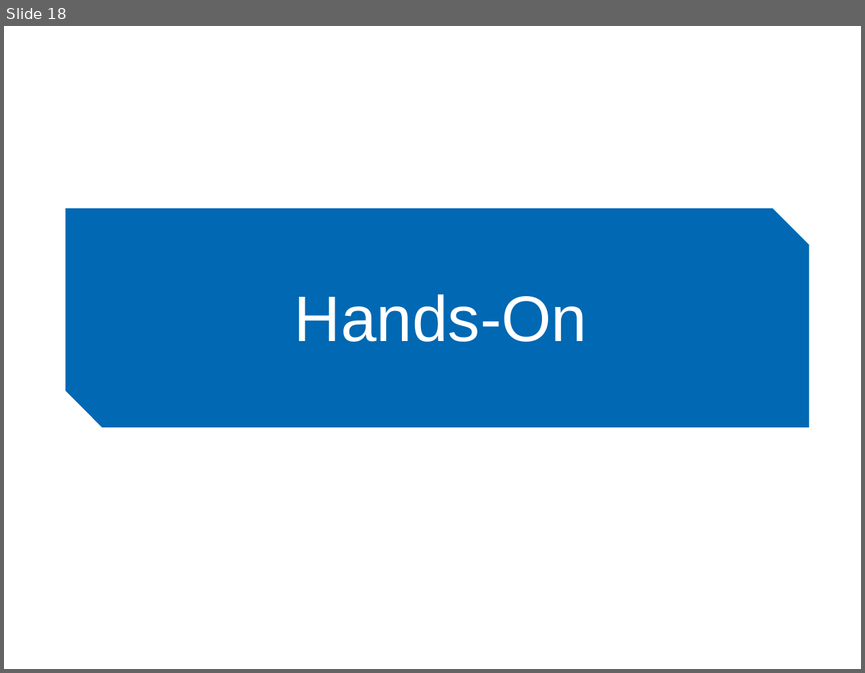
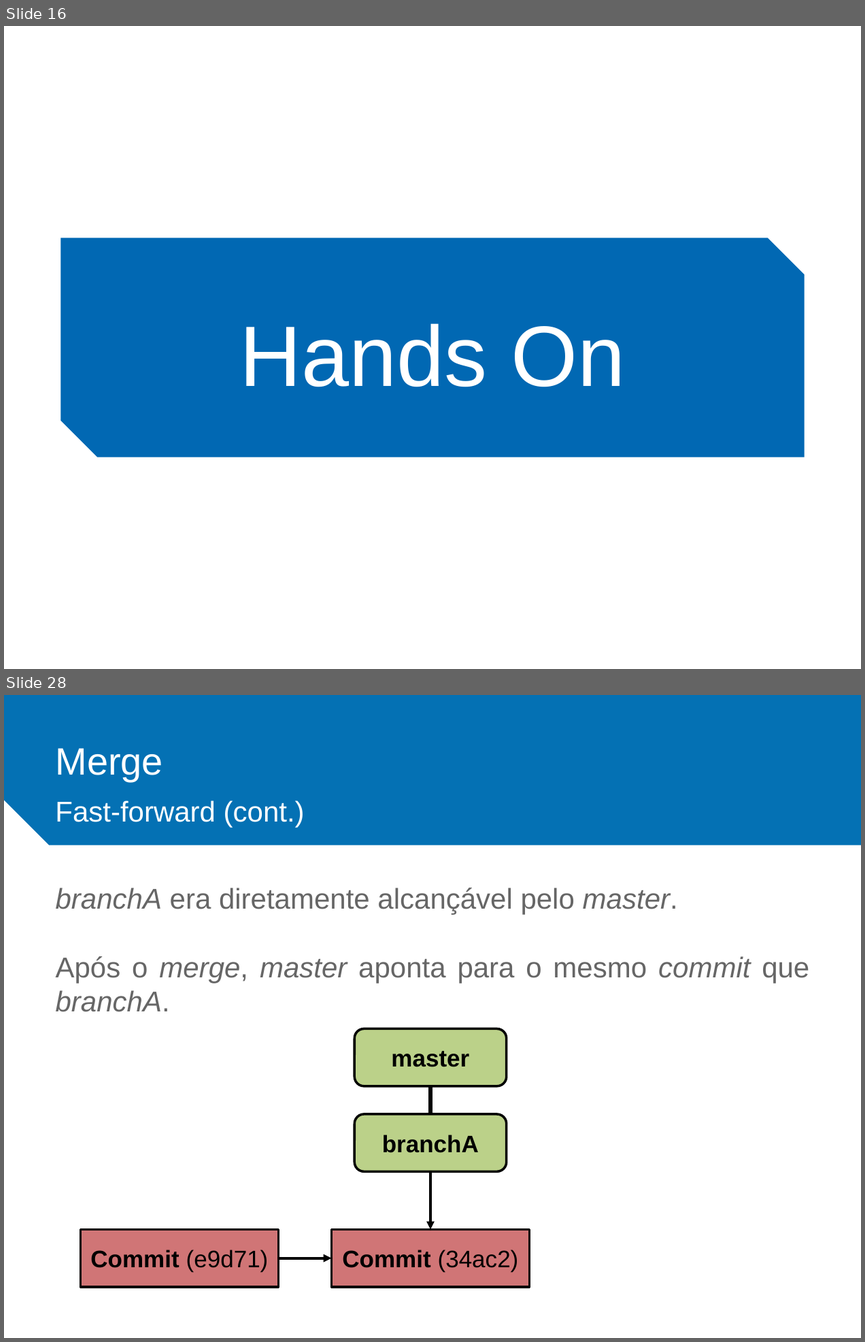
Before and after one commit to ieeeupsb/workshop-git, a slide deck: ppt/Workshop Git.pptx. Shown one above the other, each under a label of ours: slide 18 before the commit, slides 16 and 28 after it; the slides between them are not shown. The pictures are 865x673 and 865x1342 pixels, drawn with LibreOffice and Linux fonts; fonts in the diff are those of the drawing; background and template pictures are left out. Boxes give left, top, right and bottom in pixels: in the first picture for what was removed or moved away, otherwise in the second. Text is boxed around its words. In the diff, an @@ line names an element or a change of style, - is before the commit and + after.

```diff
--- a/ppt/Workshop Git.pptx
+++ b/ppt/Workshop Git.pptx
@@ slide 28 added at (4,695,861,1338), background #FFFFFF @@
@@ snip rect added at (4,695,861,845), fill #0471B4 @@
@@ text added at (55,748,163,782), 32 pt, text #FFFFFF @@
+Merge
@@ text added at (55,800,305,828), 24 pt, text #FFFFFF @@
+Fast-forward (cont.)
@@ text added at (56,887,809,1012), 24 pt, text #666666 @@
+branchA era diretamente alcançável pelo master.
+Após o merge, master aponta para o mesmo commit que branchA.
@@ rounded rectangle added at (354,1028,506,1086), fill #BBD189, outline #000000 2 pt, 20 pt, text #000000, bold @@
+master
@@ line added from (430, 1086) to (430, 1114), #000000 3 pt @@
@@ rounded rectangle added at (354,1114,506,1172), fill #BBD189, outline #000000 2 pt, 20 pt, text #000000, bold @@
+branchA
@@ arrow added from (430, 1172) to (430, 1229), #000000 2.25 pt @@
@@ rectangle added at (80,1229,278,1286), fill #D07576, outline #000000 2 pt, 20 pt, text #000000 @@
+Commit (e9d71)
@@ rectangle added at (331,1229,529,1286), fill #D07576, outline #000000 2 pt, 20 pt, text #000000 @@
+Commit (34ac2)
@@ arrow added from (278, 1258) to (331, 1258), #000000 2.25 pt @@
@@ what was slide 18 is now slide 16 @@
@@ slide 16 changed as well @@
@@ text removed at (47,214,818,403) @@
-<TÍTULO>
@@ snip diag rect: place and size @@
-snip diag rect at (66,208,809,428)
+snip diag rect at (60,237,804,457)
@@ text "Hands On": place and size @@
-text "Hands On" at (219,257,663,376)
+text "Hands On" at (239,323,625,387)
@@ text "Hands On" at (239,323,625,387): vertical alignment middle to top; fill #0168B3 to none; outline #0168B3 2 pt to none @@
@@ text at (239,323,625,387): text changed; size 54 to 72 pt @@
-Hands-On
+Hands On
```
Also in this commit, not shown: 19 other slides changed, 32 other slides added, 18 slides removed, 9 other files.
